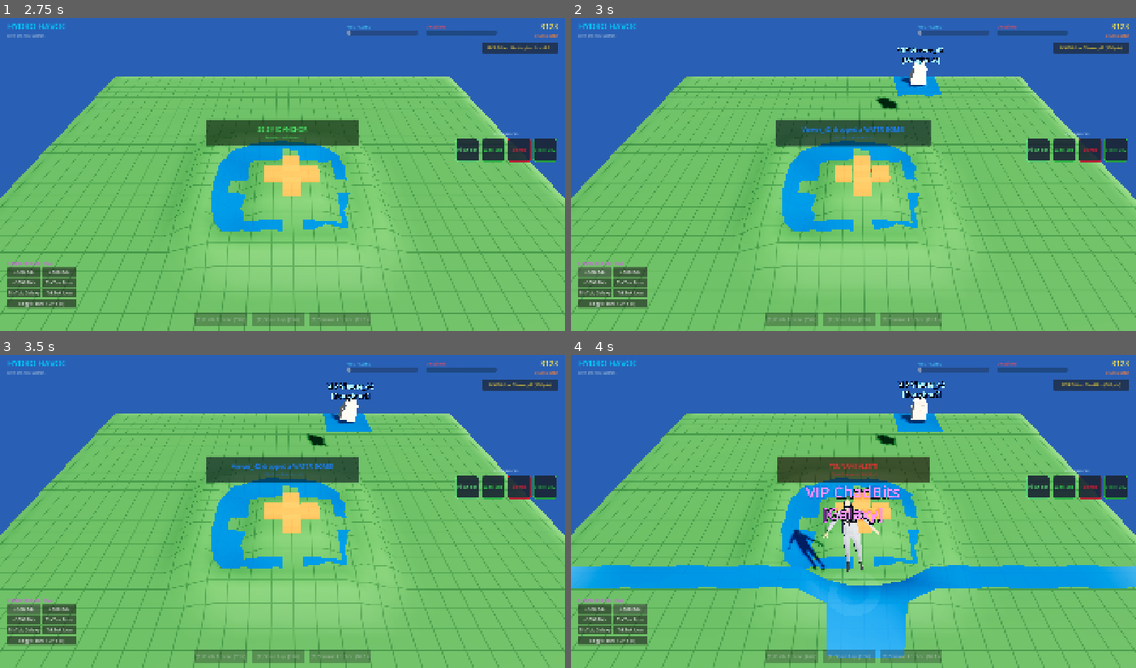
Above: before the commit, frames 1-4 (two rows, left to right).
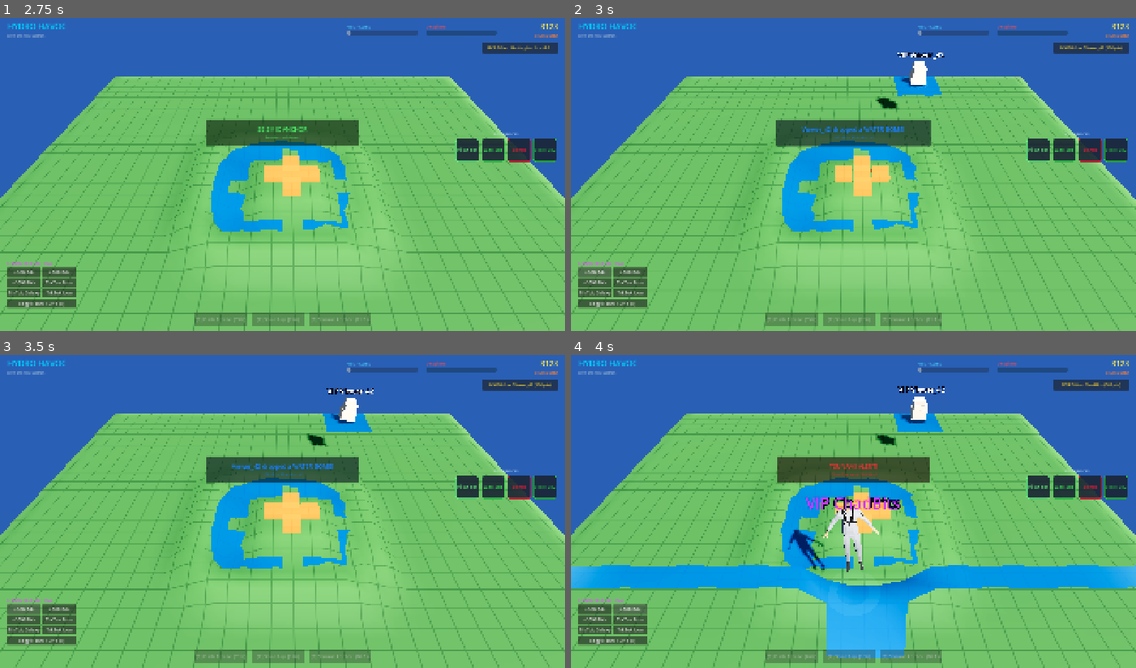
Above: after the commit, the same moments.

Repository: sleepyDjeep/HydroHavoc
Game: Godot game, scene res://scenes/main.tscn
Two runs of this game, one before a commit and one after it. Both use one fixed random seed, a clock stepped at 60 frames per second and the inputs below.
Inputs:
- Up to frame 1 (2.75 s): click "[1] Flash Freeze" at 0.5 s; click "[2] Solar Ray" at 1.25 s; click "[3] Seismic Anchor" at 2 s
- Up to frame 2 (3 s): click "+100 Bits" at 2.75 s
- Up to frame 3 (3.5 s): no input
- Up to frame 4 (4 s): click "+500 Bits" at 3.5 s

Frame 1 is identical in both runs. In frame 2, 0.3% of the frame differs, in the area x 57-67%, y 9-15%; in frame 3, 0.3%; in frame 4, 1.5%, in the area x 41-67%, y 8-55%.

Commit message:
Make clustered donor nameplates readable
A two-line plate ("VIP name" plus "[Rose]") doubled the height of text that
carried a tier the prop class already implies, and a sixteen-character plate
is about 200 px wide against a 60 px prop, so any two gifts that drifted close
put one name on top of the other.

Plates are one line now, coloured by gift tier from the alert palette, and
PropManager steps a colliding plate directly above the one it hit, so the lift
is one row rather than an arbitrary amount. The footprint comes from font
metrics: Label3D.get_aabb() reports font pixels, not metres, and using it
lifted a plate nearly three metres off its prop.

🤖 Generated with Codebuff
Co-Authored-By: Codebuff <noreply@codebuff.com>

Diff:
--- a/scripts/props/floating_prop.gd
+++ b/scripts/props/floating_prop.gd
@@ -70,6 +70,11 @@
 var visual_mesh: Node3D
 var nameplate_label: Label3D
 var visual_top: float = 0.0 # local height of the fitted geometry, used by the nameplate
+## World-space lift applied by PropManager when another plate would overlap this one.
+var nameplate_lift: float = 0.0
+
+## Gap between the fitted geometry's top and the plate, in metres.
+const PLATE_ABOVE_PROP: float = 0.55
 
 func _ready() -> void:
 	rocking_seed = randf() * 100.0
@@ -94,8 +99,11 @@
 	if class_changed and is_inside_tree():
 		_rebuild_visuals()
 
+## One line only. The old "[Rose]" second line doubled the plate's height for information
+## the colour already carries (a gift's tier is fixed per prop class), and it was the line
+## that covered the neighbouring prop when two gifts drifted together.
 func _format_nameplate() -> String:
-	return "VIP " + donor_name + "\n[" + gift_tier + "]"
+	return "VIP " + donor_name
 
 func _rebuild_visuals() -> void:
 	if is_instance_valid(visual_mesh):
@@ -210,9 +218,9 @@
 	# prop's wave rocking, which slid the text sideways off the thing it labels.
 	nameplate_label.top_level = true
 	nameplate_label.billboard = BaseMaterial3D.BILLBOARD_ENABLED
-	# A 48 px font at this pixel size is ~0.46 m per line in world space: around 23 px
-	# tall at 720p from the default camera, which stays legible where the old 0.12 m
-	# text did not. Depth testing is off so the plate reads over its own prop and water.
+	# A 48 px font at this pixel size is ~0.46 m tall in world space: around 23 px at 720p
+	# from the default camera, which stays legible where the old 0.12 m text did not.
+	# Depth testing is off so the plate reads over its own prop and water.
 	nameplate_label.font_size = 48
 	nameplate_label.pixel_size = 0.0095
 	nameplate_label.outline_size = 12
@@ -233,20 +241,35 @@
 ## inherit the prop's rocking rotation (which used to slide it sideways off the prop).
 func _track_nameplate() -> void:
 	if nameplate_label and is_inside_tree():
-		nameplate_label.position = global_position + Vector3(0.0, visual_top + 0.55, 0.0)
-
+		nameplate_label.position = nameplate_anchor_world() + Vector3(0.0, nameplate_lift, 0.0)
+
+## Where the plate sits above this prop before any stagger is applied, in world space.
+func nameplate_anchor_world() -> Vector3:
+	return global_position + Vector3(0.0, visual_top + PLATE_ABOVE_PROP, 0.0)
+
+## Footprint of the plate in metres, measured from the font rather than from the node's
+## AABB: Label3D reports its box in font pixels, which made the collision test ~7x too big
+## and lifted plates the height of the prop. The 1.15 covers line spacing.
+func nameplate_size_world() -> Vector2:
+	if not nameplate_label:
+		return Vector2.ZERO
+	var font: Font = nameplate_label.font if nameplate_label.font else ThemeDB.fallback_font
+	var px: Vector2 = font.get_string_size(nameplate_label.text, HORIZONTAL_ALIGNMENT_LEFT, -1,
+		nameplate_label.font_size)
+	return px * nameplate_label.pixel_size * Vector2(1.0, 1.15)
+
+## The plate colour carries the gift tier now that the "[Rose]" line is gone, using the
+## same colours the alert banner uses for that gift.
 func _get_tier_color() -> Color:
-	match prop_class:
-		PropClass.RUBBER_DUCK:
-			return Color(1.0, 0.9, 0.2)
-		PropClass.GIFT_CRATE:
-			return Color(0.4, 0.9, 1.0)
-		PropClass.HEAVY_ANCHOR:
-			return Color(1.0, 0.3, 0.4)
-		PropClass.STREAMER_MASCOT:
-			return Color(0.9, 0.4, 1.0)
+	match gift_tier.to_lower():
+		"rose":
+			return Color(1.0, 0.4, 0.6)
+		"galaxy":
+			return Color(0.6, 0.2, 1.0)
+		"lion", "universe":
+			return Color(1.0, 0.6, 0.0)
 		_:
-			return Color.WHITE
+			return Color(0.85, 0.9, 1.0)
 
 func _build_visuals() -> void:
 	match prop_class:
--- a/scripts/props/prop_manager.gd
+++ b/scripts/props/prop_manager.gd
@@ -7,11 +7,76 @@
 signal prop_vaporized_in_steam(prop_name: String, donor: String, bonus_pts: int)
 signal prop_plunged(prop_name: String, donor: String)
 
+## A sixteen-character plate is roughly 200 px wide at 720p while the prop it labels is
+## about 60 px, so two props that drift close put their text on top of each other. This
+## pass stacks a plate a line at a time until it clears the plates already placed this
+## frame, left to right.
+const PLATE_STACK_LIMIT: int = 3
+const PLATE_GAP_PX: float = 4.0
+
 var fluid_sim: FluidSim
 var active_props: Array[FloatingProp] = []
 
 func _ready() -> void:
 	pass
+
+func _process(_delta: float) -> void:
+	_stagger_nameplates()
+
+## Screen-space layout, because whether two plates collide depends on the camera, not on
+## the world distance between the props (the view is shallow, so depth compresses).
+func _stagger_nameplates() -> void:
+	if active_props.is_empty():
+		return
+	for prop in active_props:
+		if is_instance_valid(prop):
+			prop.nameplate_lift = 0.0
+	if active_props.size() < 2:
+		return
+
+	var cam: Camera3D = get_viewport().get_camera_3d()
+	if cam == null:
+		return
+
+	var items: Array = []
+	for prop in active_props:
+		if not is_instance_valid(prop) or prop.has_plunged or not prop.nameplate_label:
+			continue
+		var anchor: Vector3 = prop.nameplate_anchor_world()
+		var plate: Vector2 = prop.nameplate_size_world()
+		var centre: Vector2 = cam.unproject_position(anchor)
+		var right: Vector3 = cam.global_transform.basis.x * maxf(plate.x, 0.1) * 0.5
+		var width_px: float = cam.unproject_position(anchor - right).distance_to(
+			cam.unproject_position(anchor + right))
+		var px_per_m: float = maxf(centre.distance_to(cam.unproject_position(anchor + Vector3.UP)), 0.001)
+		items.append({
+			"prop": prop,
+			"centre": centre,
+			"size": Vector2(width_px, maxf(plate.y, 0.1) * px_per_m),
+			"px_per_m": px_per_m,
+		})
+	items.sort_custom(func(a: Dictionary, b: Dictionary) -> bool: return a["centre"].x < b["centre"].x)
+
+	var placed: Array[Rect2] = []
+	for item in items:
+		var centre: Vector2 = item["centre"]
+		var size: Vector2 = item["size"]
+		var top_left: Vector2 = centre - size * 0.5
+		var candidate: Rect2 = Rect2(top_left, size)
+		# Move straight above whichever plate conflicts rather than stepping by a fixed
+		# amount: two plates rarely sit at the same height, and a fixed step left a few
+		# pixels of overlap that cost another level (and a plate floating off its prop).
+		for _pass in range(PLATE_STACK_LIMIT + 1):
+			var moved: bool = false
+			for taken in placed:
+				if candidate.intersects(taken):
+					candidate.position.y = taken.position.y - candidate.size.y - PLATE_GAP_PX
+					moved = true
+			if not moved:
+				break
+		placed.append(candidate)
+		# Convert the chosen lift back to world units for the 3D label.
+		item["prop"].nameplate_lift = maxf(0.0, top_left.y - candidate.position.y) / item["px_per_m"]
 
 func setup(p_sim: FluidSim) -> void:
 	fluid_sim = p_sim
Not shown, changed: CHANGELOG.md
